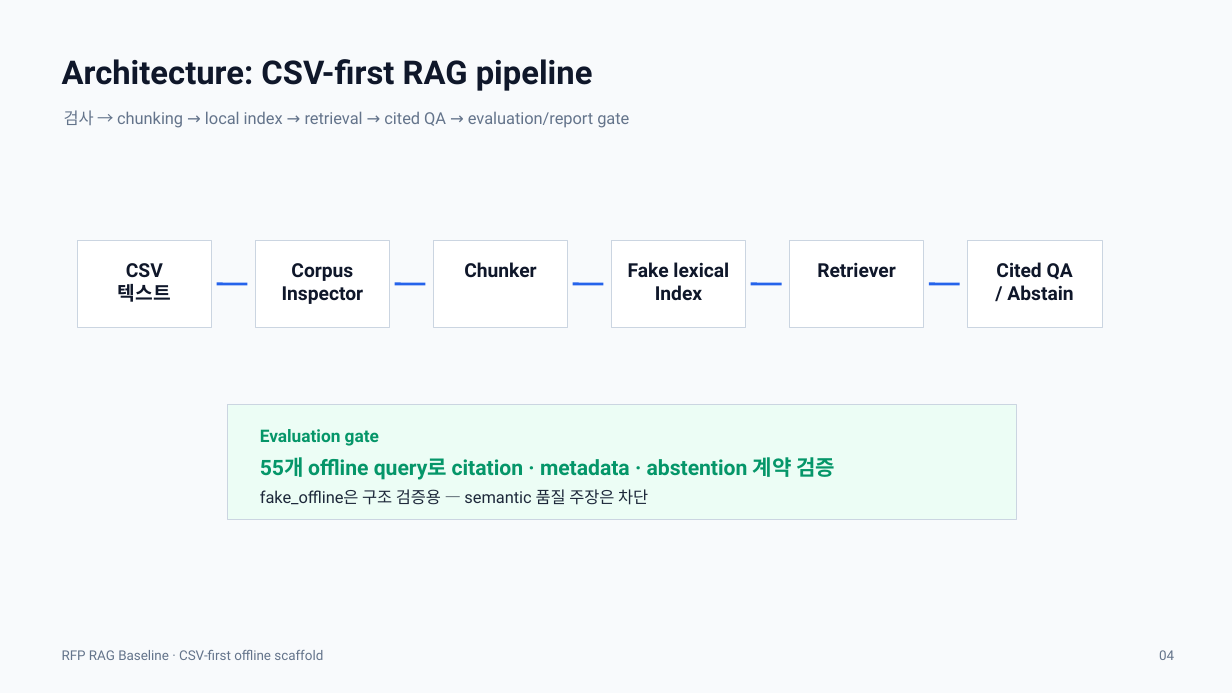
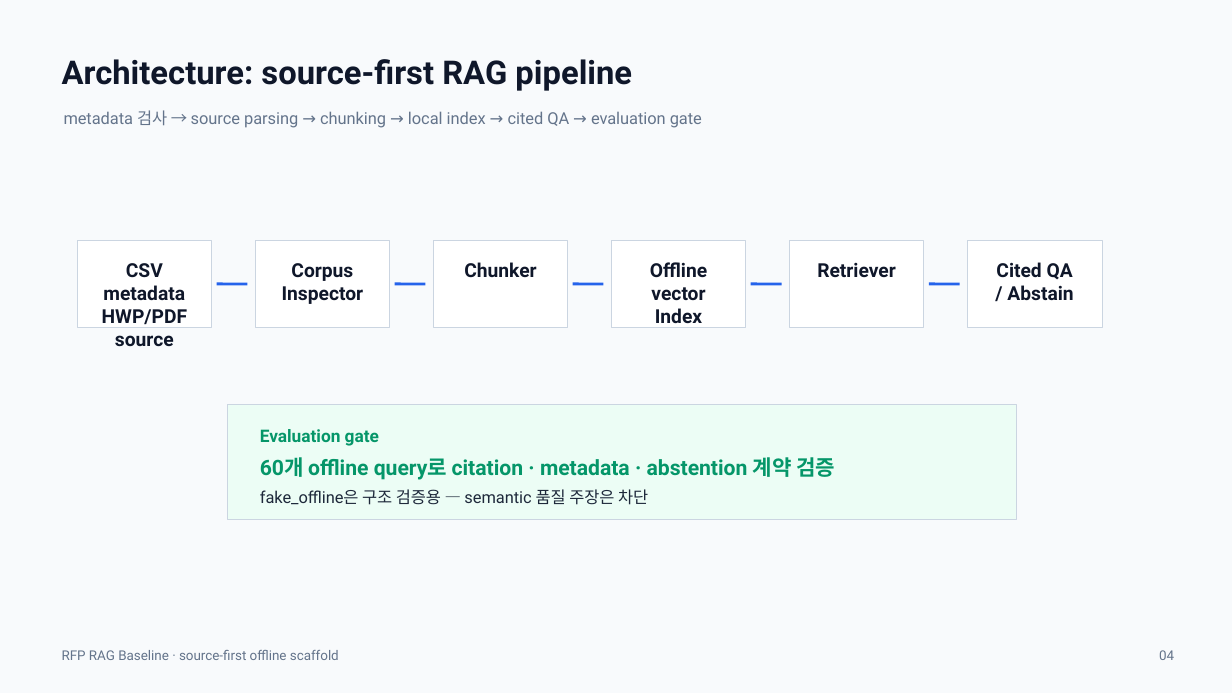
Before and after one commit to hskim-solv/rfp-rag, a slide deck: slide 4 of deliverables/rfp-rag-baseline-presentation.pptx. Drawn at 1232x693 pixels with LibreOffice and Linux fonts; fonts in the diff are those of the drawing. Boxes give left, top, right and bottom in pixels: in the first picture for what was removed or moved away, otherwise in the second. Text is boxed around its words. In the diff, an @@ line names an element or a change of style, - is before the commit and + after.

Commit message:
feat: make RAG indexing source-first

```diff
--- a/deliverables/rfp-rag-baseline-presentation.pptx
+++ b/deliverables/rfp-rag-baseline-presentation.pptx
@@ text at (x1=62, y1=59, x2=632, y2=91): text changed @@
-Architecture: CSV-first RAG pipeline
+Architecture: source-first RAG pipeline
@@ text at (x1=64, y1=110, x2=702, y2=128): text changed @@
-검사 → chunking → local index → retrieval → cited QA → evaluation/report gate
+metadata 검사 → source parsing → chunking → local index → cited QA → evaluation gate
@@ text at (x1=102, y1=263, x2=187, y2=346): text changed @@
-CSV
-텍스트
+CSV metadata
+HWP/PDF source
@@ text at (x1=650, y1=262, x2=707, y2=301): text changed @@
-Fake lexical
+Offline vector
@@ text at (x1=260, y1=457, x2=835, y2=480): text changed @@
-55개 offline query로 citation · metadata · abstention 계약 검증
+60개 offline query로 citation · metadata · abstention 계약 검증
@@ text at (x1=62, y1=650, x2=339, y2=660): text changed @@
-RFP RAG Baseline · CSV-first offline scaffold
+RFP RAG Baseline · source-first offline scaffold
```
Also in this commit, not shown: 9 other slides changed, 23 other files.
